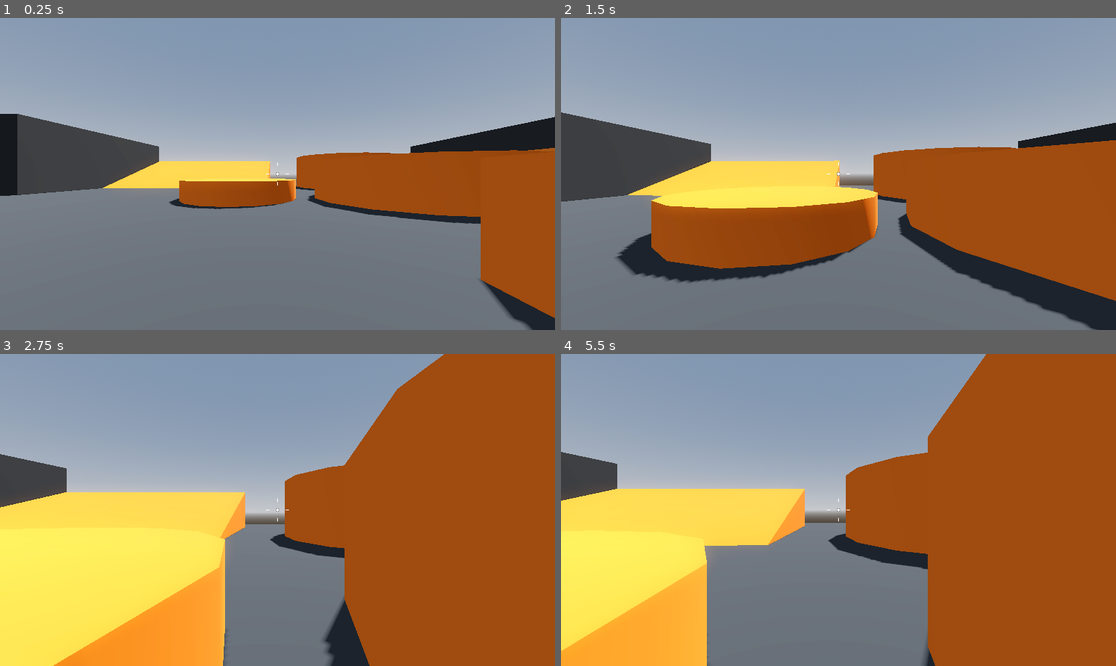
Above: before the commit, frames 1-4 (two rows, left to right).
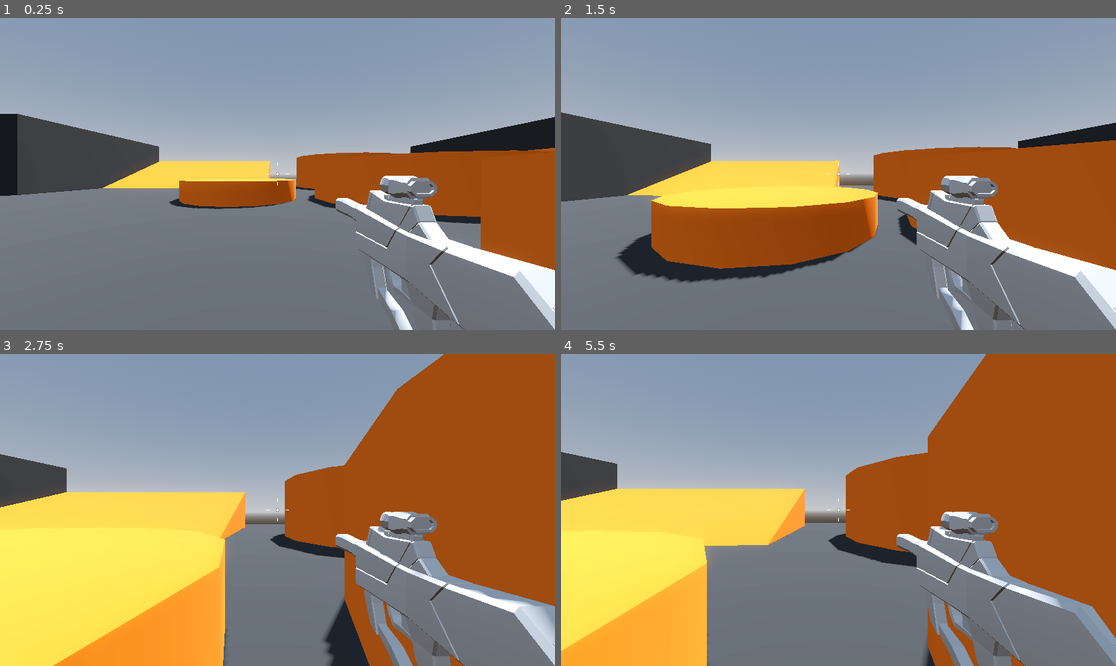
Above: after the commit, the same moments.

Repository: huangwei4478/godot-3d-exercises
Game: Godot game, scene res://Levels/Sandbox.tscn
Two runs of this game, one before a commit and one after it. Both use one fixed random seed, a clock stepped at 60 frames per second and the inputs below.
Inputs (mouse positions are in pixels of both pictures, inside the frame that each line leads up to):
- Up to frame 1 (0.25 s): no input
- Up to frame 2 (1.5 s): tap Enter (ui_accept) at 0.5 s; move the mouse to (866, 174) at 0.52 s; press the mouse at (866, 174) at 0.53 s; hold W (move_forward) from 0.53 s (still down); tap Space (jump) at 0.77 s; move the mouse to (810, 174) at 1.27 s; release the mouse at (810, 174) at 1.28 s; click (810, 174) at 1.35 s
- Up to frame 3 (2.75 s): keep holding W (move_forward); tap Space (jump) at 1.52 s; move the mouse to (288, 503) at 2.02 s; press the mouse at (288, 503) at 2.03 s
- Up to frame 4 (5.5 s): keep holding W (move_forward); move the mouse to (832, 516) at 2.77 s; release the mouse at (832, 516) at 2.78 s; click (832, 516) at 2.85 s; tap Space (jump) at 3.02, 3.77, 4.52 s; tap Enter (ui_accept) at 3.5, 4.25 s; move the mouse to (877, 513) at 3.52 s; press the mouse at (877, 513) at 3.53 s; move the mouse to (794, 506) at 4.27 s; release the mouse at (794, 506) at 4.28 s; click (794, 506) at 4.35 s; move the mouse to (844, 510) at 5.02 s; press the mouse at (844, 510) at 5.03 s

The runs differ from the first frame. In frame 1, 5.5% of the frame differs, in the area x 60-100%, y 50-100%; in frame 2, 8.8%; in frame 3, 11%; in frame 4, 10%.

Commit message:
[add] FPS 13 Aiming and weapons

Diff:
--- a/RoboRampage/Enemy/enemy.tscn
+++ b/RoboRampage/Enemy/enemy.tscn
@@ -11,6 +11,45 @@
 
 [sub_resource type="BoxMesh" id="BoxMesh_krs5d"]
 size = Vector3(0.5, 0.2, 0.2)
+
+[sub_resource type="Animation" id="Animation_ugfbq"]
+length = 0.001
+tracks/0/type = "value"
+tracks/0/imported = false
+tracks/0/enabled = true
+tracks/0/path = NodePath("Visor:position")
+tracks/0/interp = 1
+tracks/0/loop_wrap = true
+tracks/0/keys = {
+"times": PackedFloat32Array(0),
+"transitions": PackedFloat32Array(1),
+"update": 0,
+"values": [Vector3(2.08165e-12, 0.5, 0.5)]
+}
+tracks/1/type = "value"
+tracks/1/imported = false
+tracks/1/enabled = true
+tracks/1/path = NodePath("Visor:scale")
+tracks/1/interp = 1
+tracks/1/loop_wrap = true
+tracks/1/keys = {
+"times": PackedFloat32Array(0),
+"transitions": PackedFloat32Array(1),
+"update": 0,
+"values": [Vector3(1, 1, 1)]
+}
+tracks/2/type = "value"
+tracks/2/imported = false
+tracks/2/enabled = true
+tracks/2/path = NodePath("Visor:material_override:albedo_color")
+tracks/2/interp = 1
+tracks/2/loop_wrap = true
+tracks/2/keys = {
+"times": PackedFloat32Array(0),
+"transitions": PackedFloat32Array(1),
+"update": 0,
+"values": [Color(1, 0.305882, 0.309804, 1)]
+}
 
 [sub_resource type="Animation" id="Animation_wh3j3"]
 resource_name = "attack"
@@ -66,45 +105,6 @@
 }]
 }
 
-[sub_resource type="Animation" id="Animation_ugfbq"]
-length = 0.001
-tracks/0/type = "value"
-tracks/0/imported = false
-tracks/0/enabled = true
-tracks/0/path = NodePath("Visor:position")
-tracks/0/interp = 1
-tracks/0/loop_wrap = true
-tracks/0/keys = {
-"times": PackedFloat32Array(0),
-"transitions": PackedFloat32Array(1),
-"update": 0,
-"values": [Vector3(2.08165e-12, 0.5, 0.5)]
-}
-tracks/1/type = "value"
-tracks/1/imported = false
-tracks/1/enabled = true
-tracks/1/path = NodePath("Visor:scale")
-tracks/1/interp = 1
-tracks/1/loop_wrap = true
-tracks/1/keys = {
-"times": PackedFloat32Array(0),
-"transitions": PackedFloat32Array(1),
-"update": 0,
-"values": [Vector3(1, 1, 1)]
-}
-tracks/2/type = "value"
-tracks/2/imported = false
-tracks/2/enabled = true
-tracks/2/path = NodePath("Visor:material_override:albedo_color")
-tracks/2/interp = 1
-tracks/2/loop_wrap = true
-tracks/2/keys = {
-"times": PackedFloat32Array(0),
-"transitions": PackedFloat32Array(1),
-"update": 0,
-"values": [Color(1, 0.305882, 0.309804, 1)]
-}
-
 [sub_resource type="AnimationLibrary" id="AnimationLibrary_i8hls"]
 _data = {
 "RESET": SubResource("Animation_ugfbq"),
--- a/RoboRampage/Player/player.tscn
+++ b/RoboRampage/Player/player.tscn
@@ -1,8 +1,9 @@
-[gd_scene load_steps=6 format=3 uid="uid://bjbt8xxva0xgb"]
+[gd_scene load_steps=7 format=3 uid="uid://bjbt8xxva0xgb"]
 
 [ext_resource type="Script" path="res://Player/player.gd" id="1_oejln"]
 [ext_resource type="Script" path="res://Player/SmoothCamera.gd" id="2_3tryo"]
 [ext_resource type="Script" path="res://Player/Crosshair.gd" id="3_e4a8x"]
+[ext_resource type="PackedScene" uid="uid://bwchq3mhnoy7" path="res://Weapons/SMG.tscn" id="3_unxvm"]
 
 [sub_resource type="CapsuleMesh" id="CapsuleMesh_bomeq"]
 
@@ -24,6 +25,8 @@
 top_level = true
 script = ExtResource("2_3tryo")
 
+[node name="SMG" parent="CameraPivot/SmoothCamera" instance=ExtResource("3_unxvm")]
+
 [node name="CenterContainer" type="CenterContainer" parent="."]
 anchors_preset = 15
 anchor_right = 1.0
--- /dev/null
+++ b/RoboRampage/Weapons/SMG.tscn
@@ -0,0 +1,9 @@
+[gd_scene load_steps=3 format=3 uid="uid://bwchq3mhnoy7"]
+
+[ext_resource type="PackedScene" uid="uid://20qtkk4svlt2" path="res://Weapons/hitscan_weapon.tscn" id="1_g0dl2"]
+[ext_resource type="PackedScene" uid="uid://bcius0d7wp2sx" path="res://Weapons/SMG.glb" id="2_cxlg2"]
+
+[node name="SMG" instance=ExtResource("1_g0dl2")]
+
+[node name="SMG" parent="." index="1" instance=ExtResource("2_cxlg2")]
+transform = Transform3D(1, 0, 0, 0, 1, 0, 0, 0, 1, 0.596, -0.328, -0.784)
--- /dev/null
+++ b/RoboRampage/Weapons/hitscan_weapon.gd
@@ -0,0 +1,10 @@
+extends Node3D
+@onready var cooldown_timer: Timer = $CooldownTimer
+@export var fire_rate := 14.0
+
+# Called every frame. 'delta' is the elapsed time since the previous frame.
+func _process(delta: float) -> void:
+	if Input.is_action_pressed("fire"):
+		if cooldown_timer.is_stopped():
+			cooldown_timer.start(1.0 / fire_rate)
+			print("weapon fired!")
--- /dev/null
+++ b/RoboRampage/Weapons/hitscan_weapon.tscn
@@ -0,0 +1,9 @@
+[gd_scene load_steps=2 format=3 uid="uid://20qtkk4svlt2"]
+
+[ext_resource type="Script" path="res://Weapons/hitscan_weapon.gd" id="1_74mv0"]
+
+[node name="HitscanWeapon" type="Node3D"]
+script = ExtResource("1_74mv0")
+
+[node name="CooldownTimer" type="Timer" parent="."]
+one_shot = true
--- a/RoboRampage/project.godot
+++ b/RoboRampage/project.godot
@@ -42,3 +42,8 @@
 "events": [Object(InputEventKey,"resource_local_to_scene":false,"resource_name":"","device":-1,"window_id":0,"alt_pressed":false,"shift_pressed":false,"ctrl_pressed":false,"meta_pressed":false,"pressed":false,"keycode":0,"physical_keycode":32,"key_label":0,"unicode":32,"echo":false,"script":null)
 ]
 }
+fire={
+"deadzone": 0.5,
+"events": [Object(InputEventMouseButton,"resource_local_to_scene":false,"resource_name":"","device":-1,"window_id":0,"alt_pressed":false,"shift_pressed":false,"ctrl_pressed":false,"meta_pressed":false,"button_mask":1,"position":Vector2(157, 15),"global_position":Vector2(161, 58),"factor":1.0,"button_index":1,"canceled":false,"pressed":true,"double_click":false,"script":null)
+]
+}
Binary file added: RoboRampage/Weapons/SMG.glb
Not shown, added: RoboRampage/Weapons/SMG.glb.import
Not shown, added: RoboRampage/Weapons/SMG_Palette-Colour.png.import
